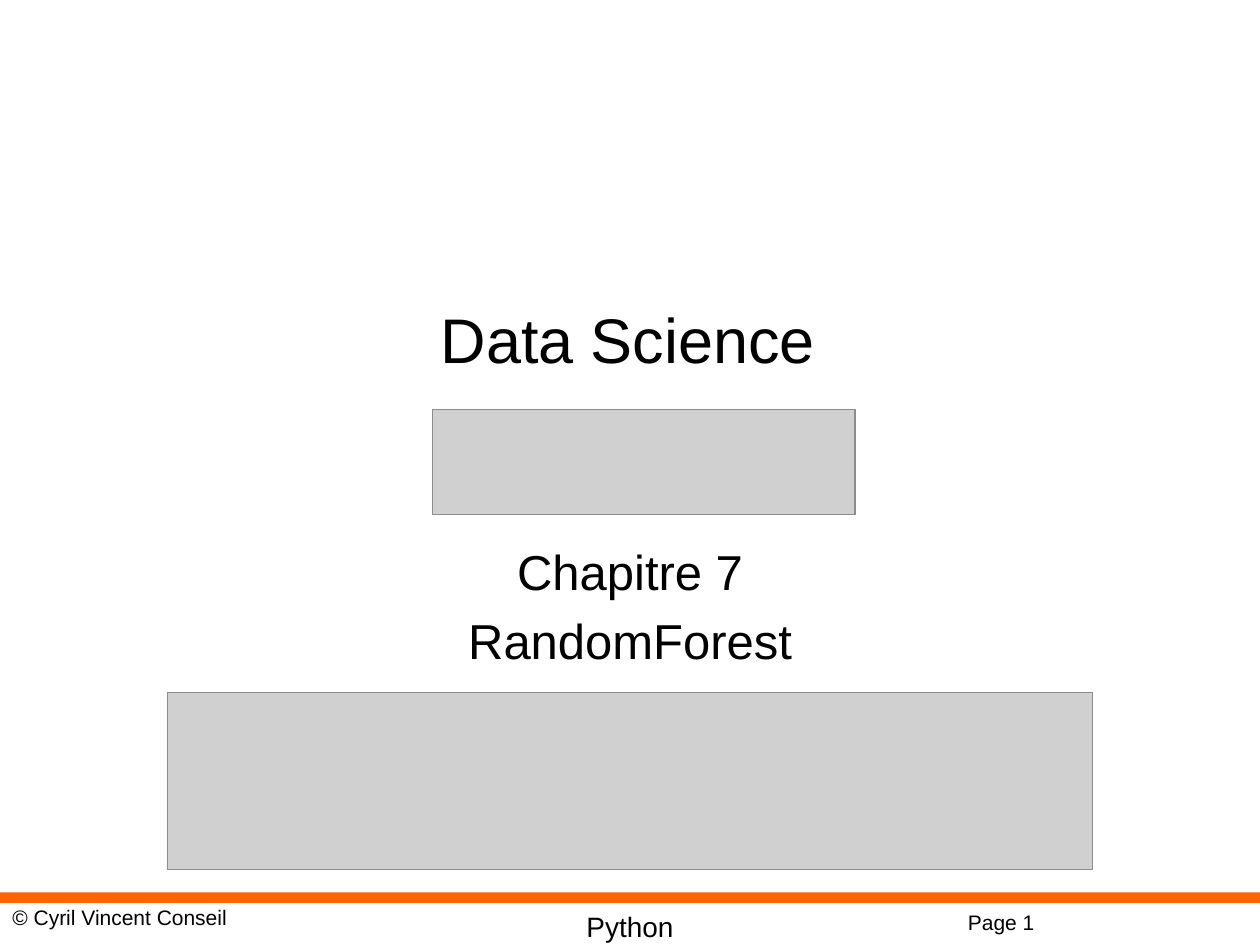
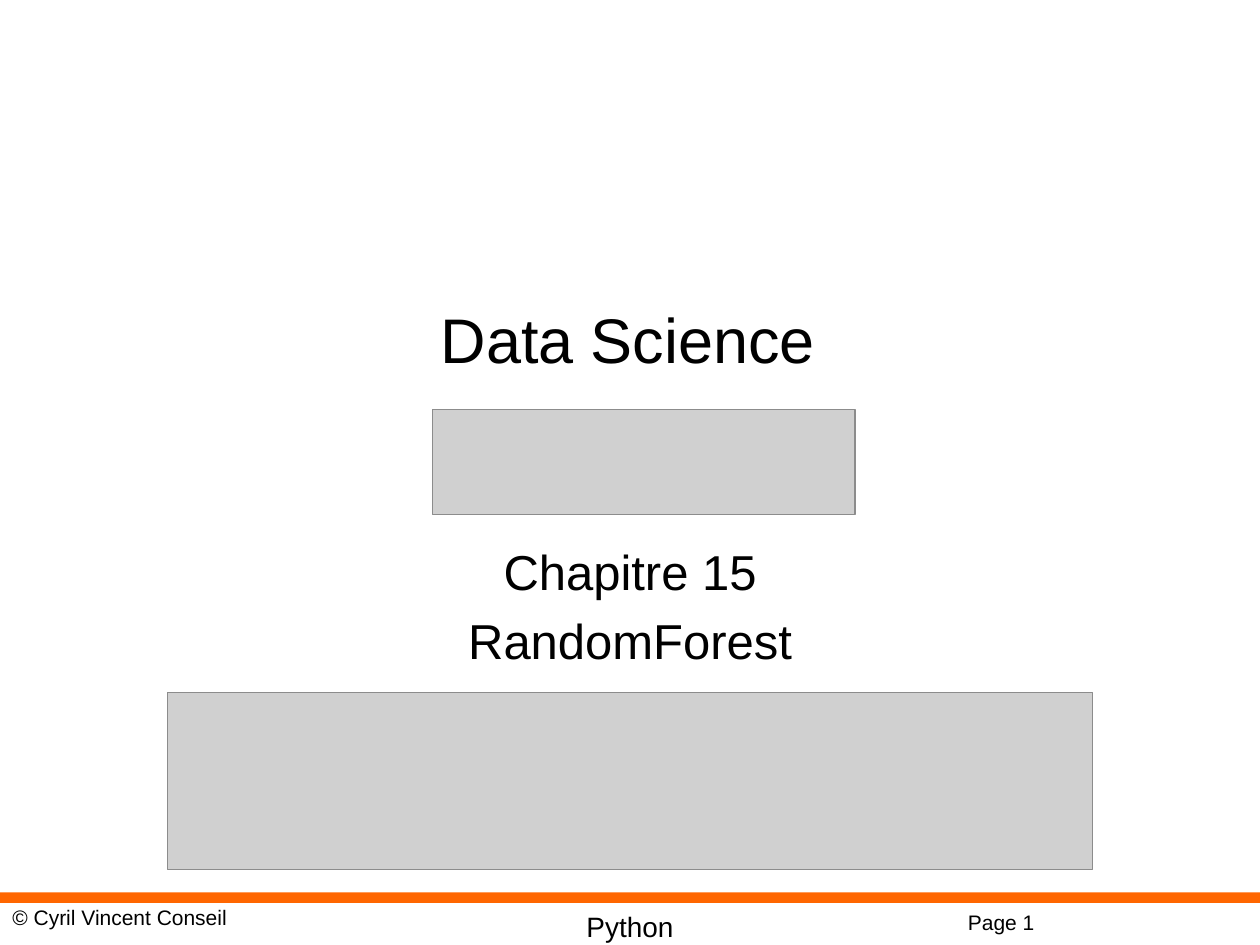
Before and after one commit to cyrilvincent/ML, a slide deck: slide 1 of PPT/MachineLearning15-RandomForest.pptx. Drawn at 1260x945 pixels with LibreOffice and Linux fonts; fonts in the diff are those of the drawing; grey boxes stand for pictures; background and template pictures are left out. Boxes give left, top, right and bottom in pixels: in the first picture for what was removed or moved away, otherwise in the second. Text is boxed around its words. In the diff, an @@ line names an element or a change of style, - is before the commit and + after.

```diff
--- a/PPT/MachineLearning15-RandomForest.pptx
+++ b/PPT/MachineLearning15-RandomForest.pptx
@@ subtitle at [504, 554, 756, 600]: text changed @@
-Chapitre 7
+Chapitre 15
```
Also in this commit, not shown: 8 other files.
